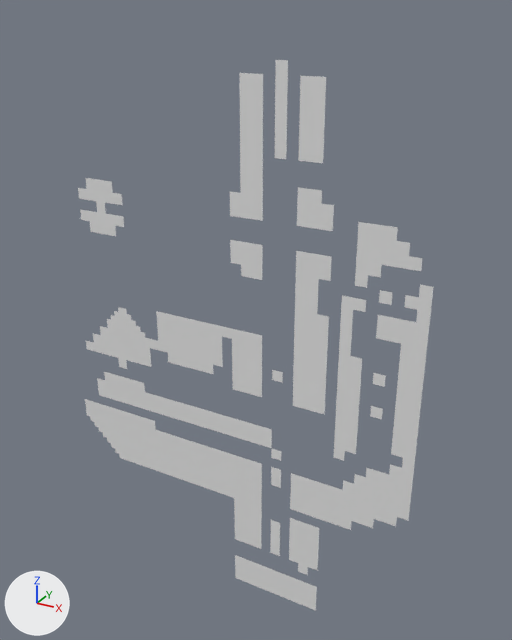
One commit to the OBJ model Assets/Tiled2Unity/Meshes/J2Left.obj: the scene before it, then after it.
Both versions are drawn from a camera (50 mm lens) standing at (1262.0, -6159.0, 47.0) and looking at (-2260.0, 245.0, -3155.0). Arrows for +X, +Y and +Z are at lower left; the lights stay in place. Where no turn or scale is listed for an object, it has been applied to the vertices.

Before the edit, the objects in view are built like this:
```python
me_j2left = bpy.data.meshes.new('J2Left')
me_j2left.from_pydata(...)  # 2727 vertices, 2165 faces; spans x -4736.0..-256.0, y 0.0, z -6784.0..-384.0
ob_j2left = bpy.data.objects.new('J2Left', me_j2left)
ob_j2left.location = (0.0, 0.0, 0.0)
```
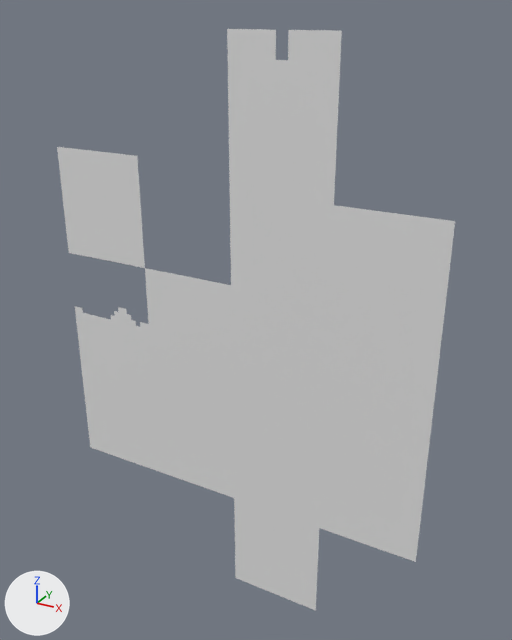
Changed parts and their boxes (x1, y1, x2, y2) in the pictures (512 x 640 px):
'J2Left', reshaped (12% wider)
    before: (78, 60, 434, 611)
    after: (57, 29, 455, 611)
part 1 of me_j2left, added
    after: (57, 29, 455, 587)

Diff of the bpy script that builds the scene:
```diff
--- a/Assets/Tiled2Unity/Meshes/J2Left.obj.py
+++ b/Assets/Tiled2Unity/Meshes/J2Left.obj.py
@@ me_j2left @@
 # used by ob_j2left; location = (0.0, 0.0, 0.0)
-me_j2left.from_pydata(...)  # 2727 vertices, 2165 faces; spans x -4736.0..-256.0, y 0.0, z -6784.0..-384.0
+me_j2left.from_pydata(...)  # 4911 vertices, 4688 faces; spans x -4736.0..-128.0, y 0.0, z -6784.0..-128.0
+# me_j2left part 1: 2184 vertices added at x -4736.0..-128.0, y 0.0, z -6336.0..-128.0
```
